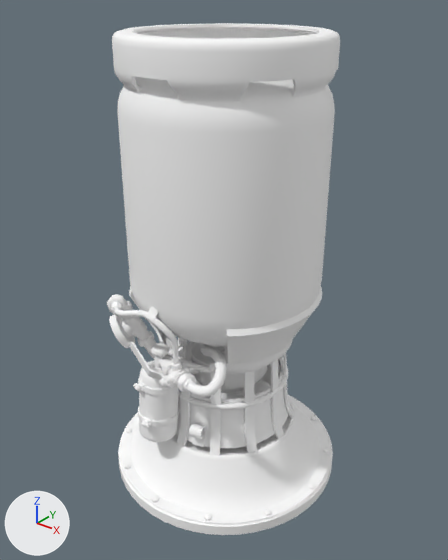
The FBX model Assets/thrusters/thruster_medium.fbx, before and after one commit.
Rendered twice from a 50 mm lens placed at (0.692, -0.87, 0.971), pointed at (0.001, -0.006, 0.436). Every picture has the same lights, and +X, +Y and +Z are marked at lower left. The older version comes first. Where no turn or scale is listed for an object, it has been applied to the vertices.

In view in the first picture: 'thruster_medium'.
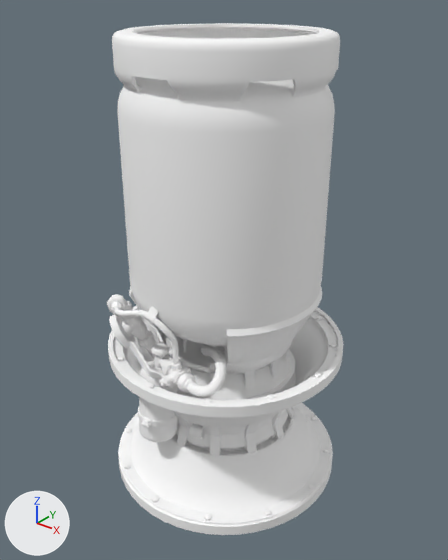
Patch to the scene script:
```diff
--- a/Assets/thrusters/thruster_medium.fbx.py
+++ b/Assets/thrusters/thruster_medium.fbx.py
@@ me_mesh_001 @@
+me_mesh_001.from_pydata(...)  # 3687 vertices, 6932 faces; spans x -0.241..0.241, y -0.241..0.241, z -0.306..0.0
+me_mesh_001.materials.append(mat_thruster_medium)  # its picture is missing
@@ ob_thruster_medium_exhaust @@
+ob_thruster_medium_exhaust = bpy.data.objects.new('thruster_medium_exhaust', me_mesh_001)
+ob_thruster_medium_exhaust.location = (0.0, 0.0, 0.306)
```

Where the change shows, as pixel boxes (x1, y1, x2, y2) in the pictures (448 x 560 px):
'thruster_medium_exhaust', added: after (108, 305, 344, 453)
